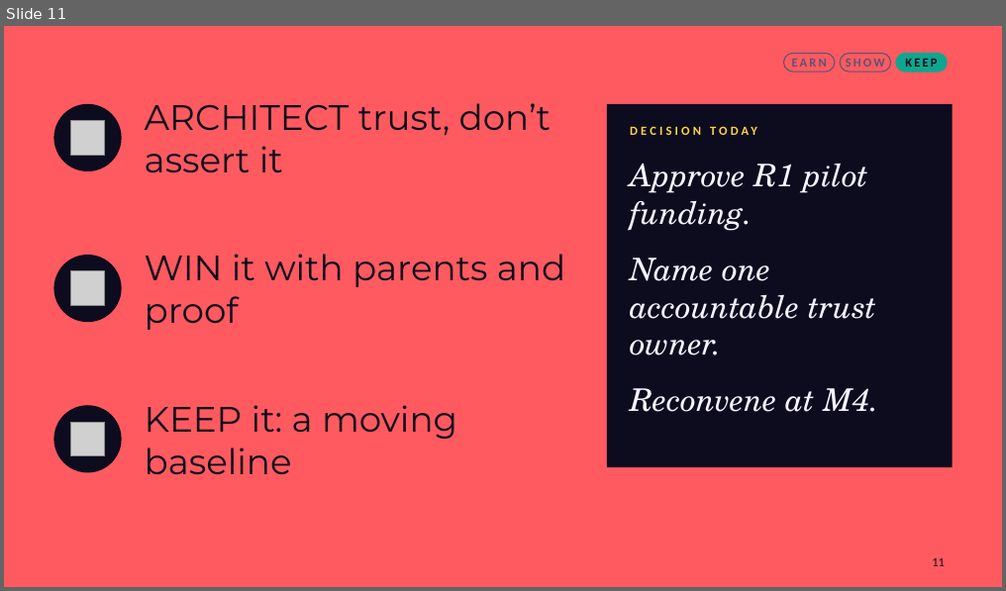
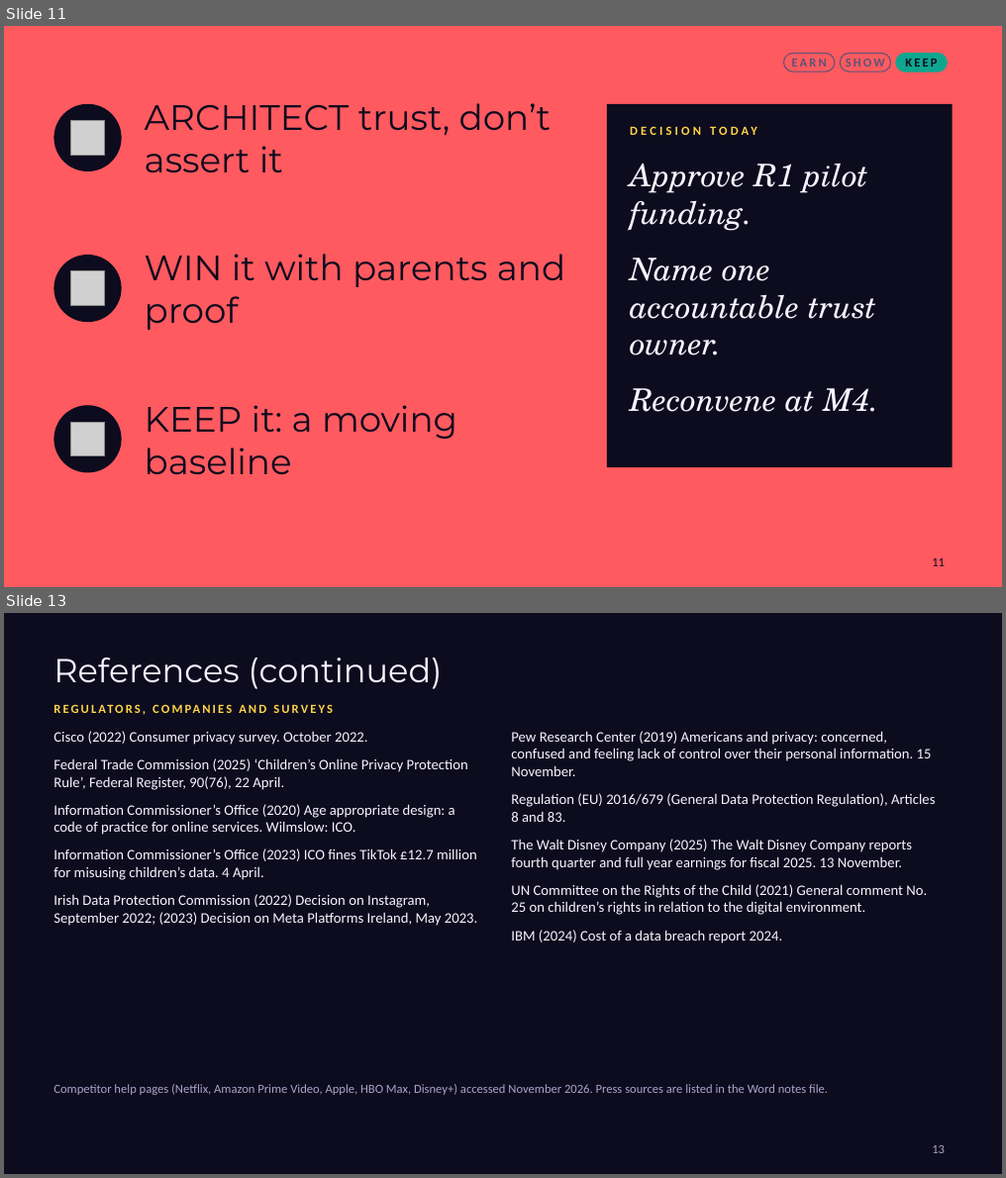
Before and after one commit to karanrg22-svg/skill, a slide deck: output/B_Creative_Visual.pptx. Shown one above the other, each under a label of ours: slide 11 before the commit, slides 11 and 13 after it; the slides between them are not shown. The pictures are 1006x591 and 1006x1178 pixels, drawn with LibreOffice and Linux fonts; fonts in the diff are those of the drawing; grey boxes stand for pictures. Boxes give left, top, right and bottom in pixels: in the first picture for what was removed or moved away, otherwise in the second. Text is boxed around its words. In the diff, an @@ line names an element or a change of style, - is before the commit and + after.

```diff
--- a/output/B_Creative_Visual.pptx
+++ b/output/B_Creative_Visual.pptx
@@ slide 13 added at bbox=[4, 613, 1002, 1174], background #0D0B1E @@
@@ text added at bbox=[54, 658, 443, 689], 32 pt, text #F7F4FF @@
+References (continued)
@@ text added at bbox=[54, 701, 678, 717], 12 pt, text #FFD447, bold @@
+REGULATORS, COMPANIES AND SURVEYS
@@ text added at bbox=[54, 731, 478, 926], 14 pt, text #F7F4FF @@
+Cisco (2022) Consumer privacy survey. October 2022.
+Federal Trade Commission (2025) ‘Children’s Online Privacy Protection Rule’, Federal Register, 90(76), 22 April.
+Information Commissioner’s Office (2020) Age appropriate design: a code of practice for online services. Wilmslow: ICO.
+Information Commissioner’s Office (2023) ICO fines TikTok £12.7 million for misusing children’s data. 4 April.
+Irish Data Protection Commission (2022) Decision on Instagram, September 2022; (2023) Decision on Meta Platforms Ireland, May 2023.
@@ text added at bbox=[511, 731, 936, 944], 14 pt, text #F7F4FF @@
+Pew Research Center (2019) Americans and privacy: concerned, confused and feeling lack of control over their personal information. 15 November.
+Regulation (EU) 2016/679 (General Data Protection Regulation), Articles 8 and 83.
+The Walt Disney Company (2025) The Walt Disney Company reports fourth quarter and full year earnings for fiscal 2025. 13 November.
+UN Committee on the Rights of the Child (2021) General comment No. 25 on children’s rights in relation to the digital environment.
+IBM (2024) Cost of a data breach report 2024.
@@ text added at bbox=[54, 1084, 828, 1095], 12 pt, text #A9A3C8 @@
+Competitor help pages (Netflix, Amazon Prime Video, Apple, HBO Max, Disney+) accessed November 2026. Press sources are listed in the Word notes file.
@@ page number added at bbox=[932, 1146, 944, 1154], 12 pt, text #A9A3C8 @@
+13
```
Also in this commit, not shown: 2 slides changed, 2 other slides added, 2 slides removed, 1 other file.
